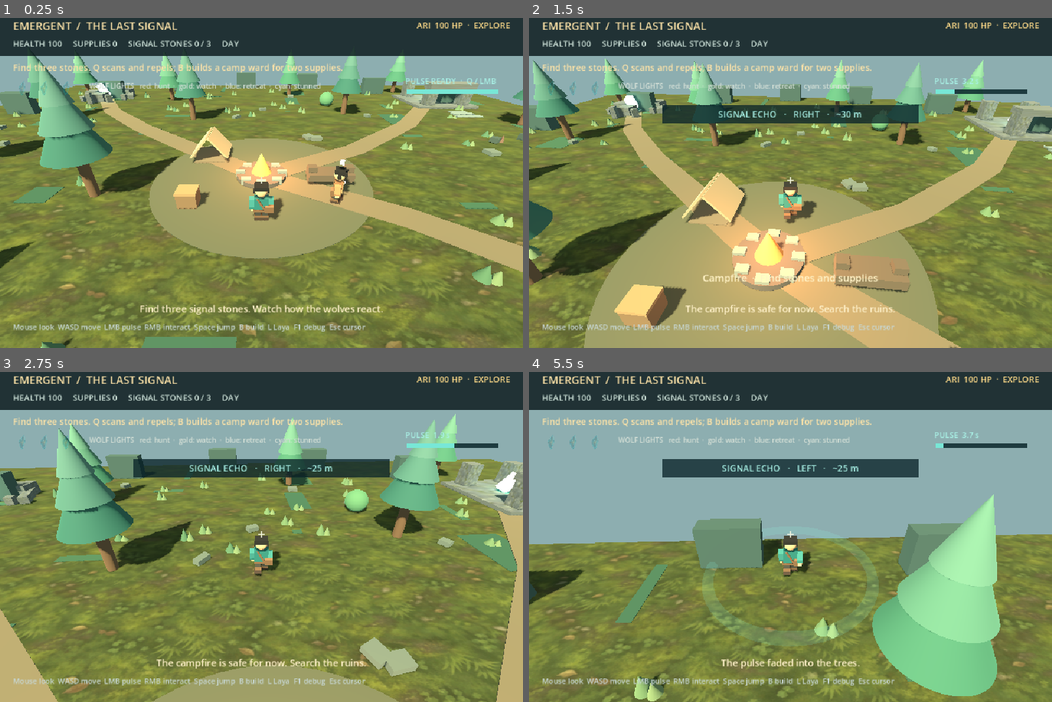
Above: before the commit, frames 1-4 (two rows, left to right).
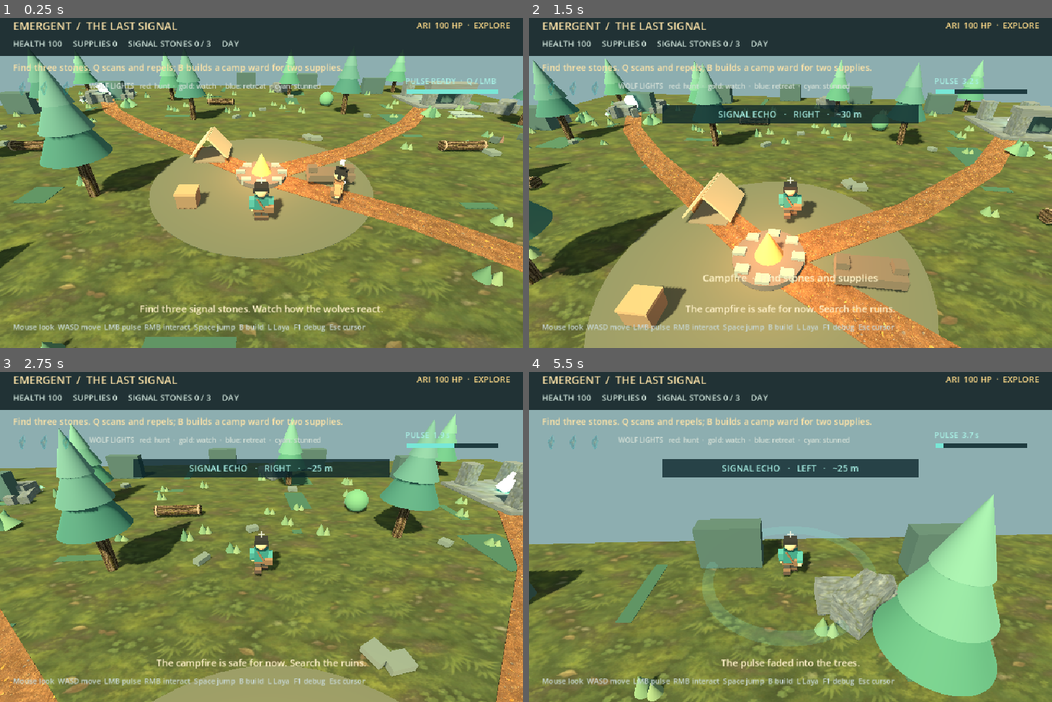
Above: after the commit, the same moments.

Repository: Morainet/Emergent
Game: Godot game, scene res://scenes/forest3d.tscn
Two runs of this game, one before a commit and one after it. Both use one fixed random seed, a clock stepped at 60 frames per second and the inputs below.
Inputs (mouse positions are in pixels of both pictures, inside the frame that each line leads up to):
- Up to frame 1 (0.25 s): no input
- Up to frame 2 (1.5 s): tap Enter at 0.5 s; move the mouse to (816, 179) at 0.52 s; hold R 0.53-1.28 s; hold W from 0.53 s (still down); click (816, 179) at 0.67 s; tap Space at 0.77 s; move the mouse to (764, 183) at 1.27 s; tap E at 1.35 s
- Up to frame 3 (2.75 s): keep holding W; tap Space at 1.52 s; move the mouse to (271, 527) at 2.02 s; tap Q at 2.1 s
- Up to frame 4 (5.5 s): keep holding W; move the mouse to (785, 540) at 2.77 s; tap B at 2.85 s; click (785, 540) at 2.92 s; tap Space at 3.02, 3.77, 4.52 s; move the mouse to (827, 537) at 3.52 s; tap L at 3.6 s; move the mouse to (748, 530) at 4.27 s; tap R at 4.35 s; move the mouse to (795, 533) at 5.02 s; tap E at 5.1 s; click (795, 533) at 5.17 s

The runs differ from the first frame. In frame 1, 6.2% of the frame differs, in the area x 1-100%, y 19-77%; in frame 2, 9.4%, in the area x 0-100%, y 23-100%; in frame 3, 4.0%; in frame 4, 2.1%.

Commit message:
Add forest map textures and environmental props

Diff:
--- a/scripts/forest3d.gd
+++ b/scripts/forest3d.gd
@@ -9,6 +9,8 @@
 const CAMERA_DISTANCE = 10.5
 const FOREST_FLOOR_TEXTURE = preload("res://assets/textures/forest_floor.png")
 const RUIN_STONE_TEXTURE = preload("res://assets/textures/ruin_stone.png")
+const TRAIL_EARTH_TEXTURE = preload("res://assets/textures/trail_earth.png")
+const MOSS_BARK_TEXTURE = preload("res://assets/textures/moss_bark.png")
 const SIGNAL_SHARD_ICON = preload("res://assets/ui/signal_shard.png")
 const SHARD_SITES = [Vector3(-21, 0, -21), Vector3(22, 0, -20), Vector3(19, 0, 21)]
 const WOLF_DENS = [Vector3(-22, 0, 12), Vector3(21, 0, -4), Vector3(10, 0, 25)]
@@ -284,7 +286,7 @@
 	var trunk := StaticBody3D.new()
 	trunk.position = pos + Vector3(0.0, height * 0.42, 0.0)
 	add_child(trunk)
-	_cylinder(trunk, 0.27, height * 0.84, Vector3.ZERO, Color("6c5642"))
+	_cylinder(trunk, 0.27, height * 0.84, Vector3.ZERO, Color.WHITE).material_override = _textured_material(MOSS_BARK_TEXTURE)
 	var collision := CollisionShape3D.new()
 	var shape := CylinderShape3D.new()
 	shape.radius = 0.32
@@ -348,8 +350,10 @@
 			var direction := finish - start
 			var trail := _box(map_details, Vector3(1.65, 0.035, direction.length() + 0.25), Vector3((start.x + finish.x) * 0.5, 0.048, (start.y + finish.y) * 0.5), Color("756c56"))
 			trail.rotation.y = atan2(direction.x, direction.y)
+			trail.material_override = _textured_material(TRAIL_EARTH_TEXTURE, Vector3(1.0, direction.length() / 3.0, 1.0))
 	_make_site_landmarks()
 	_make_den_markers()
+	_make_forest_props()
 	_scatter_undergrowth()
 
 
@@ -389,6 +393,36 @@
 			var rock := _box(map_details, Vector3(0.65, 0.38 + float(i % 3) * 0.17, 0.55), p + Vector3(0.0, 0.23, 0.0), Color("485852"))
 			rock.rotation.y = angle
 			_cone(map_details, 0.18, 0.65, p + Vector3(0.55, 0.32, 0.0), Color("775f51"))
+
+
+func _make_forest_props() -> void:
+	# Deliberately sparse silhouette props leave the three readable routes open.
+	for position in [Vector2(-17, -4), Vector2(-5, -18), Vector2(15, -4), Vector2(5, 17), Vector2(-20, 17)]:
+		var log := _cylinder(map_details, 0.35, 3.2, Vector3(position.x, 0.38, position.y), Color.WHITE)
+		log.rotation.z = PI * 0.5
+		log.material_override = _textured_material(MOSS_BARK_TEXTURE)
+		for end in [-1.45, 1.45]:
+			var end_cap := _cylinder(map_details, 0.38, 0.1, Vector3(position.x + end, 0.38, position.y), Color("97826b"))
+			end_cap.rotation.z = PI * 0.5
+	for position in [Vector2(-27, -16), Vector2(-27, 14), Vector2(-3, 23), Vector2(27, 18), Vector2(27, -15), Vector2(3, -27)]:
+		var p := Vector3(position.x, 0.0, position.y)
+		for i in 3:
+			var h := 0.9 + float(i % 2) * 0.55
+			var boulder := _box(map_details, Vector3(1.5 + float(i % 2) * 0.6, h, 1.3), p + Vector3(float(i - 1) * 0.9, h * 0.42, float(i % 2) * 0.65), Color("6d7b72"))
+			boulder.rotation.y = float(i) * 0.7
+			boulder.material_override = _textured_material(RUIN_STONE_TEXTURE)
+	for position in [Vector2(-24, -17), Vector2(-16, -17), Vector2(-14, 19), Vector2(7, 20), Vector2(18, -13), Vector2(27, 13)]:
+		var p := Vector3(position.x, 0.0, position.y)
+		for i in 4:
+			var angle := float(i) * TAU / 4.0
+			var leaf := _cone(map_details, 0.55, 1.1, p + Vector3(cos(angle) * 0.32, 0.55, sin(angle) * 0.32), Color("668b69") if i % 2 == 0 else Color("4d785e"))
+			leaf.rotation.z = cos(angle) * 0.4
+			leaf.rotation.x = sin(angle) * 0.4
+	for position in [Vector2(-23, -19), Vector2(-19, -24), Vector2(17, 24), Vector2(23, 19)]:
+		for i in 3:
+			var p := Vector3(position.x + float(i) * 0.35, 0.0, position.y + float(i % 2) * 0.3)
+			_cylinder(map_details, 0.055, 0.3, p + Vector3(0.0, 0.15, 0.0), Color("c8c3a6"))
+			_cone(map_details, 0.23, 0.23, p + Vector3(0.0, 0.38, 0.0), Color("88c5a8"))
 
 
 func _scatter_undergrowth() -> void:
--- a/tests/smoke.gd
+++ b/tests/smoke.gd
@@ -52,8 +52,12 @@
 				assert(tree.distance_to(a + segment * t) > 1.1, "A marked trail should not run through a tree")
 	var details: Node3D = game.get("map_details")
 	assert(details.name == "MapDetails" and details.get_child_count() > 100, "Map landmarks and undergrowth should be present")
+	var textured_trail := false
 	for detail in details.get_children():
 		assert(detail is MeshInstance3D, "Map dressing must not introduce collision bodies")
+		if detail.material_override is StandardMaterial3D and detail.material_override.albedo_texture == load("res://assets/textures/trail_earth.png"):
+			textured_trail = true
+	assert(textured_trail, "A trail should use the new earth texture")
 	var icons: Array = game.get("shard_icons")
 	assert(icons.size() == 3, "HUD should show three signal stone icons")
 	assert(icons[0].texture != null, "Signal stone icon should load")
Binary file added: assets/textures/moss_bark.png
Not shown, added: assets/textures/moss_bark.png.import
Binary file added: assets/textures/trail_earth.png
Not shown, added: assets/textures/trail_earth.png.import
Not shown, changed: README.md
Not shown, changed: assets/README.md
